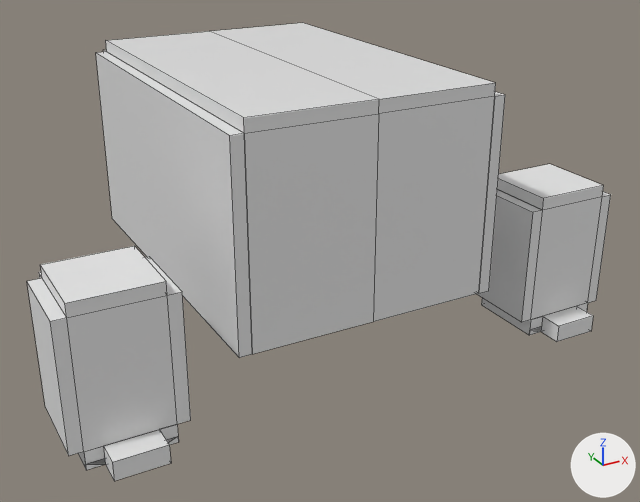
The Blender file Blend/079-slowpoke.blend: old version first, new version second.
Rendered twice from a 50 mm camera at (-3.2, -6.49, 2.57) aimed at (0.15, -0.4, -0.47). Arrows for +X, +Y and +Z are at lower right; the lights stay in place. Mesh edges are drawn as thin lines.

In view in the first picture: 'Body', 'Leg'.
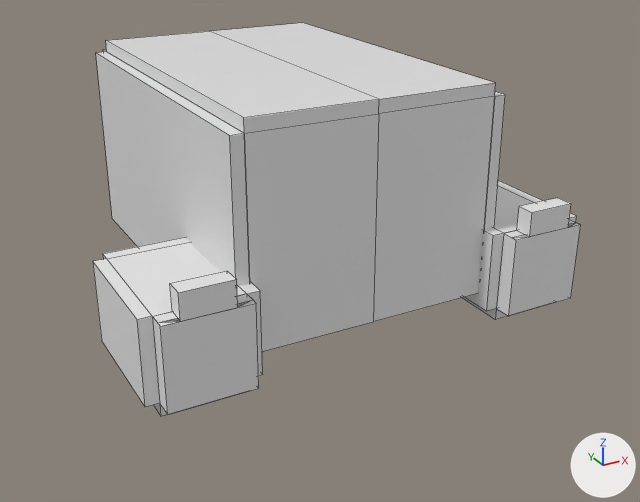
What differs and where, as boxes [x1, y1, x2, y2] in the pictures (640 x 502 px):
'Leg', deleted: before [27, 164, 611, 481]
'Front Legs', added: after [93, 181, 580, 416]

Edits to the bpy script that builds the scene:
```text
Add me_cube_001_1:
    me_cube_001_1.from_pydata(...)  # 44 vertices, 42 faces; spans x -1.832..-0.982, y -1.784..-0.536, z -0.799..0.151
Remove ob_leg:
    ob_leg = bpy.data.objects.new('Leg', me_cube_001)
    ob_leg.location = (0.0, 0.0, 0.0)
    _m = ob_leg.modifiers.new('Mirror', 'MIRROR')
Add ob_front_legs:
    ob_front_legs = bpy.data.objects.new('Front Legs', me_cube_001_1)
    ob_front_legs.location = (0.0, 0.0, 0.0)
    _m = ob_front_legs.modifiers.new('Mirror', 'MIRROR')
```
